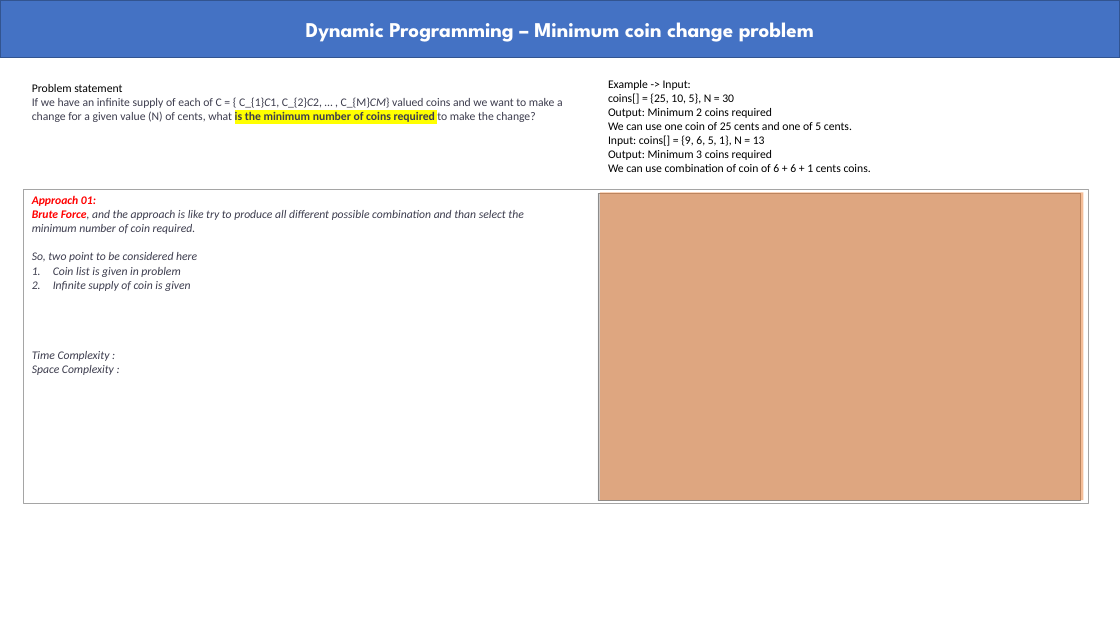
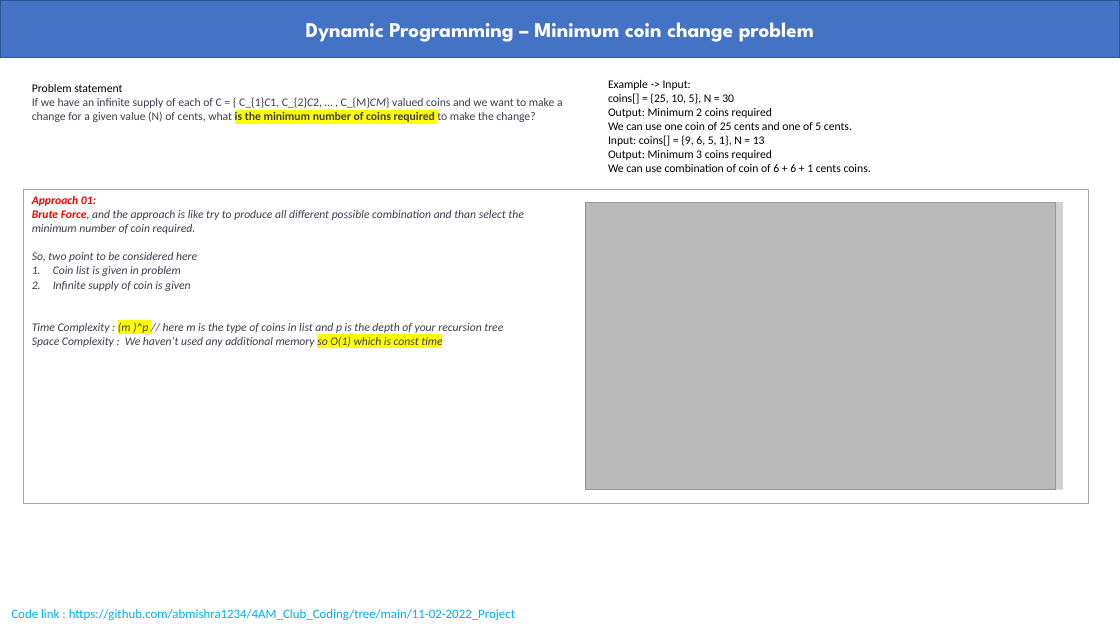
Before and after one commit to abmishra1234/4AM_Club_Coding, a slide deck: slide 8 of Dynamic_Programming/Dynamic Programming.pptx. Drawn at 1120x630 pixels with LibreOffice and Linux fonts; fonts in the diff are those of the drawing; grey boxes stand for pictures. Boxes give left, top, right and bottom in pixels: in the first picture for what was removed or moved away, otherwise in the second. Text is boxed around its words. In the diff, an @@ line names an element or a change of style, - is before the commit and + after.

```diff
--- a/Dynamic_Programming/Dynamic Programming.pptx
+++ b/Dynamic_Programming/Dynamic Programming.pptx
@@ picture: place and size @@
-picture at (598, 193, 1081, 501)
+picture at (586, 202, 1055, 490)
@@ rectangle: place and size @@
-rectangle at (600, 192, 1084, 500)
+rectangle at (586, 202, 1063, 490)
@@ rectangle at (586, 202, 1063, 490): fill #ED7D31 at 50% opacity to #A5A5A5 at 50% opacity @@
@@ text at (32, 322, 503, 347): text changed @@
-Time Complexity :
-Space Complexity :
+Time Complexity : (m )^p // here m is the type of coins in list and p is the depth of your recursion tree
+Space Complexity : We haven’t used any additional memory so O(1) which is const time
@@ text added at (11, 609, 515, 621), 11 pt, text #00B0F0 @@
+Code link : https://github.com/abmishra1234/4AM_Club_Coding/tree/main/11-02-2022_Project
```
Also in this commit, not shown: 2 slides added, 2 slides removed, 1 other file.
